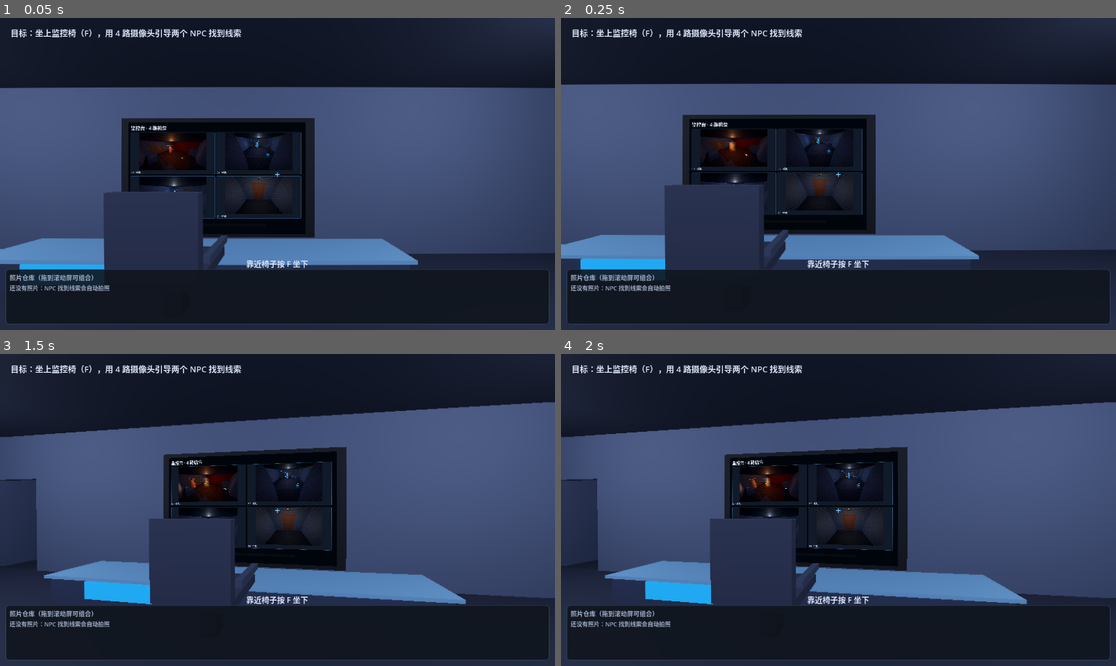
Above: before the commit, frames 1-4 (two rows, left to right).
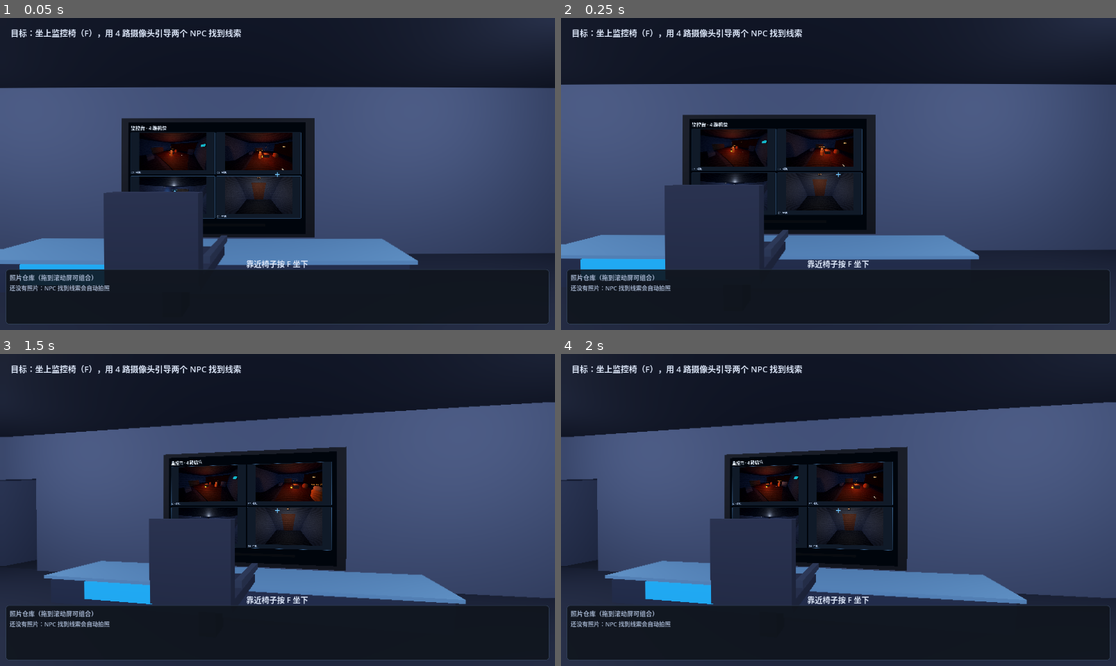
Above: after the commit, the same moments.

Repository: RequieMa/dual-faced-world
Game: Godot game, scene res://scenes/main.tscn
The game is run twice, just before and just after one commit, with the same random seed, the same clock (stepped at 60 frames per second) and the same inputs.
Inputs (mouse positions are in pixels of both pictures, inside the frame that each line leads up to):
- Up to frame 1 (0.05 s): no input
- Up to frame 2 (0.25 s): no input
- Up to frame 3 (1.5 s): tap Enter at 0.5 s; move the mouse to (305, 510) at 0.52 s; hold Up from 0.53 s (still down); tap 1 at 0.6 s; click (305, 510) at 0.67 s; tap Space at 0.77 s; move the mouse to (249, 510) at 1.27 s; tap 2 at 1.35 s
- Up to frame 4 (2 s): keep holding Up; tap Space at 1.52 s

The runs differ from the first frame. In frame 1, 1.2% of the frame differs, in the area x 25-53%, y 36-56%; in frame 2, 1.2%; in frame 3, 1.2%; in frame 4, 1.2%, in the area x 32-59%, y 34-48%.

Commit message:
feat: 扩大舞台、慢速火焰、火光粒子与 HUD 修正
- C1/C2 舞台扩大到 13×14m、净高 4.6m，机位/火场/NPC/飞鼠范围同步
- 火焰扩张降到 0.10m/s；多层 billboard + 余烬粒子 + 火光照明，黑体 LUT 增加烟尘色
- 激光线显示 0.45s；响应通知移到顶部居中，避免被滚动屏遮挡
- 测试 126 checks；全量 29 suites 通过

Diff:
--- a/scripts/room_demo/fire_system.gd
+++ b/scripts/room_demo/fire_system.gd
@@ -9,16 +9,15 @@
 signal camera_threat_changed(camera_id: String, threatened: bool)
 
 const FLAME_SHADER := preload("res://shaders/fire_flames.gdshader")
-const GRID := Vector3i(20, 24, 20)
-const BOX_MIN := Vector3(-10.0, 0.0, -22.0)
-# 体积顶面略低于摄像头（y≈2.82），这样高位机位在体积外也能看到火焰的正面/顶面；
-# 火焰威胁判定仍允许烧到略高于体积的机位。
-const BOX_MAX := Vector3(-2.0, 2.45, -14.0)
-const SOURCE := Vector3(-6.0, 0.18, -18.0)
-const SIM_HZ := 10.0
-const FIRE_START_RADIUS := 0.8
-const FIRE_MAX_RADIUS := 5.6
-const FIRE_GROWTH_PER_SEC := 0.18
+const GRID := Vector3i(24, 28, 24)
+const BOX_MIN := Vector3(-15.0, 0.0, -27.0)
+# 火场扩大后，机位抬高到 4m 左右；体积顶面仍低于机位，保证能看到火焰顶面。
+const BOX_MAX := Vector3(-2.0, 2.6, -13.0)
+const SOURCE := Vector3(-8.5, 0.18, -20.0)
+const SIM_HZ := 8.0
+const FIRE_START_RADIUS := 1.0
+const FIRE_MAX_RADIUS := 8.0
+const FIRE_GROWTH_PER_SEC := 0.10
 const CAMERA_BURN_TIME := 20.0
 
 const CAMERA_BURN_RADIUS := 0.45
@@ -39,6 +38,8 @@
 var _blackbody_lut: ImageTexture = null
 var _volume: MeshInstance3D = null
 var _flames: Array[MeshInstance3D] = []
+var _light: OmniLight3D = null
+var _embers: GPUParticles3D = null
 var _audio: AudioStreamPlayer3D = null
 var _audio_stream: AudioStreamWAV = null
 var _rng := RandomNumberGenerator.new()
@@ -217,11 +218,15 @@
 # --- 黑体 LUT / 体积纹理 --------------------------------------------------------
 
 func _build_blackbody_lut() -> void:
-	var image := Image.create(256, 1, false, Image.FORMAT_RGBA8)
+	var image := Image.create(256, 2, false, Image.FORMAT_RGBA8)
 	for i in 256:
 		var temperature := lerpf(700.0, 3000.0, float(i) / 255.0)
 		var color := _blackbody_color(temperature)
 		image.set_pixel(i, 0, Color(color.r, color.g, color.b, 1.0))
+		# 烟尘近似：温度低时比黑体略灰、略蓝，亮度略低。
+		var soot := Color(color.r * 0.82 + 0.04, color.g * 0.88 + 0.03,
+			color.b * 0.96 + 0.04, 1.0)
+		image.set_pixel(i, 1, soot)
 	_blackbody_lut = ImageTexture.create_from_image(image)
 
 
@@ -287,6 +292,9 @@
 	material.set_shader_parameter("blackbody_lut", _blackbody_lut)
 	material.set_shader_parameter("box_min", BOX_MIN)
 	material.set_shader_parameter("box_max", BOX_MAX)
+	material.set_shader_parameter("source_pos", SOURCE)
+	material.set_shader_parameter("fire_radius", FIRE_START_RADIUS)
+	material.set_shader_parameter("fire_height", 2.0)
 	material.set_shader_parameter("intensity", intensity)
 	_volume = MeshInstance3D.new()
 	_volume.name = "FireVolume"
@@ -296,30 +304,75 @@
 	_volume.position = (BOX_MIN + BOX_MAX) * 0.5
 	_volume.material_override = material
 	_volume.cast_shadow = GeometryInstance3D.SHADOW_CASTING_SETTING_OFF
-	# 3D raymarch 保留为底层实验/诊断层；可见火舌用更稳定的交叉面片。
+	# 体积层保留为火光/热雾；可见火舌用交叉面片，避免高位机位只看到一个发光团。
 	_volume.visible = false
 	add_child(_volume)
 	_build_flames()
 
 
 func _build_flames() -> void:
-	for index in 3:
+	# 多层 billboard：主火舌 + 两侧偏移的小火舌，避免看到一根均匀的光柱。
+	for index in 4:
 		var flame := MeshInstance3D.new()
 		flame.name = "Flame_%d" % index
 		var quad := QuadMesh.new()
 		quad.size = Vector2(1.5, 2.5)
 		flame.mesh = quad
-		flame.rotation_degrees.y = index * 60.0
-		flame.position = SOURCE + Vector3(0, 1.25, 0)
+		var offsets := [Vector3(0, 0, 0), Vector3(-0.42, 0, 0.18),
+			Vector3(0.42, 0, -0.18), Vector3(0.08, 0, 0.36)]
+		flame.position = SOURCE + offsets[index] + Vector3(0, 1.25, 0)
 		flame.cast_shadow = GeometryInstance3D.SHADOW_CASTING_SETTING_OFF
+		flame.visible = true
 		var material := ShaderMaterial.new()
 		material.shader = FLAME_SHADER
 		material.set_shader_parameter("blackbody_lut", _blackbody_lut)
 		material.set_shader_parameter("intensity", 0.0)
-		material.set_shader_parameter("seed", float(index) * 1.7)
+		material.set_shader_parameter("seed", float(index) * 3.1)
 		flame.material_override = material
 		add_child(flame)
 		_flames.append(flame)
+	# 火光：让舞台/幕布/地面被火焰照亮，而不是只看到一张贴片。
+	_light = OmniLight3D.new()
+	_light.name = "FireLight"
+	_light.position = SOURCE + Vector3(0, 1.15, 0)
+	_light.light_color = Color(1.0, 0.35, 0.08)
+	_light.light_energy = 2.0
+	_light.omni_range = 7.0
+	add_child(_light)
+	_build_embers()
+
+
+func _build_embers() -> void:
+	_embers = GPUParticles3D.new()
+	_embers.name = "FireEmbers"
+	_embers.amount = 44
+	_embers.lifetime = 1.4
+	_embers.preprocess = 1.2
+	_embers.position = SOURCE + Vector3(0, 0.5, 0)
+	var process := ParticleProcessMaterial.new()
+	process.emission_shape = ParticleProcessMaterial.EMISSION_SHAPE_BOX
+	process.emission_box_extents = Vector3(0.45, 0.12, 0.45)
+	process.direction = Vector3(0, 1, 0)
+	process.spread = 18.0
+	process.initial_velocity_min = 0.2
+	process.initial_velocity_max = 0.9
+	process.gravity = Vector3(0, 1.5, 0)
+	process.scale_min = 0.5
+	process.scale_max = 1.4
+	process.color = Color(1.0, 0.35, 0.05)
+	_embers.process_material = process
+	var ember_mesh := SphereMesh.new()
+	ember_mesh.radius = 0.022
+	ember_mesh.height = 0.044
+	var ember_material := StandardMaterial3D.new()
+	ember_material.shading_mode = BaseMaterial3D.SHADING_MODE_UNSHADED
+	ember_material.albedo_color = Color(1.0, 0.35, 0.05)
+	ember_material.emission_enabled = true
+	ember_material.emission = Color(1.0, 0.25, 0.02)
+	ember_material.emission_energy_multiplier = 4.0
+	ember_mesh.material = ember_material
+	_embers.draw_pass_1 = ember_mesh
+	add_child(_embers)
 
 
 func _update_volume_uniforms() -> void:
@@ -327,16 +380,33 @@
 		return
 	var material := _volume.material_override as ShaderMaterial
 	material.set_shader_parameter("intensity", intensity)
-	var flame_width := 0.75 + radius * 0.32
-	var flame_height := 1.7 + radius * 0.45
+	material.set_shader_parameter("source_pos", SOURCE)
+	material.set_shader_parameter("fire_radius", maxf(radius, 0.35))
+	material.set_shader_parameter("fire_height", minf(2.5, 1.8 + radius * 0.22))
+	var flame_width := 1.2 + radius * 0.70
+	var flame_height := 2.0 + radius * 0.70
 	for index in _flames.size():
 		var flame := _flames[index]
 		if flame == null:
 			continue
-		flame.scale = Vector3(flame_width, flame_height / 2.5, 1.0)
-		flame.position = SOURCE + Vector3(0, flame_height * 0.5, 0)
+		var width_scale := 1.0 if index == 0 else (0.42 if index < 3 else 0.30)
+		var height_scale := 1.0 if index == 0 else (0.66 if index < 3 else 0.48)
+		flame.scale = Vector3(flame_width * width_scale,
+			flame_height * height_scale / 2.5, 1.0)
+		var offset := Vector3(0, 0, 0)
+		if index > 0:
+			offset = [Vector3(-0.42, 0, 0.18), Vector3(0.42, 0, -0.18),
+				Vector3(0.08, 0, 0.36)][index - 1]
+		flame.position = SOURCE + offset + Vector3(0, flame_height * height_scale * 0.5, 0)
 		var flame_material := flame.material_override as ShaderMaterial
-		flame_material.set_shader_parameter("intensity", intensity * (0.82 + 0.18 * sin(age * 2.0 + index)))
+		var layer_intensity := 0.55 if index == 0 else 0.75
+		flame_material.set_shader_parameter("intensity",
+			intensity * layer_intensity * (0.82 + 0.18 * sin(age * 2.0 + index)))
+	if _light != null:
+		_light.light_energy = 1.5 + intensity * 3.0 + 0.5 * sin(age * 8.0)
+		_light.omni_range = 5.0 + radius * 1.4
+	if _embers != null:
+		_embers.amount_ratio = clampf(0.25 + intensity * 0.75, 0.0, 1.0)
 
 
 func _build_audio() -> void:
--- a/scripts/room_demo/room_demo.gd
+++ b/scripts/room_demo/room_demo.gd
@@ -47,13 +47,14 @@
 const CAMERA_LENS_OFFSET := 0.35
 # 激光发射器相对相机的局部位置：右侧/下方，略微在镜头前，投影到画面外。
 const LASER_EMITTER_OFFSET := Vector3(0.32, -0.22, -0.16)
+const LASER_BEAM_LIFETIME := 0.45
 
 ## 对应第一幕原型地图：
 ## C1 舞台全景、C2 舞台/后台门口、C3 后台主视角、C4 侧门。
 ## 机位仍贴墙装在接近天花板的位置，俯视房间。
 const CAMERA_DEFS: Array[Dictionary] = [
-	{"id": "C1", "view": "舞台全景", "pos": Vector3(-2.7, 2.82, -14.8), "look": Vector3(-6.2, 0.80, -18.6), "room": "A"},
-	{"id": "C2", "view": "门口", "pos": Vector3(-1.9, 2.82, -18.0), "look": Vector3(1.8, 0.80, -18.0), "room": "A"},
+	{"id": "C1", "view": "舞台全景", "pos": Vector3(-3.4, 3.25, -14.6), "look": Vector3(-8.5, 0.80, -21.0), "room": "A"},
+	{"id": "C2", "view": "舞台横移", "pos": Vector3(-2.5, 3.15, -18.2), "look": Vector3(-11.5, 0.80, -18.2), "room": "A"},
 	{"id": "C3", "view": "后台主视角", "pos": Vector3(0.7, 2.82, -14.8), "look": Vector3(4.8, 0.80, -18.6), "room": "B"},
 	{"id": "C4", "view": "侧门", "pos": Vector3(5.75, 2.82, -13.15), "look": Vector3(5.75, 0.80, -10.0), "room": "B"},
 ]
@@ -365,7 +366,7 @@
 	impact.material_override = impact_material
 	add_child(impact)
 
-	get_tree().create_timer(2.5).timeout.connect(func():
+	get_tree().create_timer(LASER_BEAM_LIFETIME).timeout.connect(func():
 		beam.queue_free()
 		impact.queue_free())
 
@@ -799,17 +800,18 @@
 	var ceiling := Color(0.14, 0.16, 0.2)
 
 	# 舞台：x[-10,-2], z[-22,-14]
-	_add_box(_world, "RoomAFloor", Vector3(8, 0.12, 8), Vector3(-6, -0.06, -18), floor)
-	_add_box(_world, "RoomACeiling", Vector3(8, 0.12, 8), Vector3(-6, 3.06, -18), ceiling)
-	_add_box(_world, "RoomABack", Vector3(8, 3, 0.16), Vector3(-6, 1.5, -22), wall)
+	# 舞台扩大到 13×14m、净高 4.6m，给 C1/C2 更大的空间体积。
+	_add_box(_world, "RoomAFloor", Vector3(13, 0.12, 14), Vector3(-8.5, -0.06, -20), floor)
+	_add_box(_world, "RoomACeiling", Vector3(13, 0.12, 14), Vector3(-8.5, 4.6, -20), ceiling)
+	_add_box(_world, "RoomABack", Vector3(13, 4.6, 0.16), Vector3(-8.5, 2.3, -27), wall)
 	# 舞台前墙也留出控制室检修通道的开口。
-	_add_box(_world, "RoomAFrontL", Vector3(3, 3, 0.16), Vector3(-8.5, 1.5, -14), wall)
-	_add_box(_world, "RoomAFrontR", Vector3(3.5, 3, 0.16), Vector3(-3.75, 1.5, -14), wall)
-	_add_box(_world, "RoomAFrontLintel", Vector3(1.5, 0.7, 0.16), Vector3(-6.25, 2.65, -14), wall)
-	_add_box(_world, "RoomASide", Vector3(0.16, 3, 8), Vector3(-10, 1.5, -18), wall)
+	_add_box(_world, "RoomAFrontL", Vector3(8, 4.6, 0.16), Vector3(-11, 2.3, -13), wall)
+	_add_box(_world, "RoomAFrontR", Vector3(3.5, 4.6, 0.16), Vector3(-3.75, 2.3, -13), wall)
+	_add_box(_world, "RoomAFrontLintel", Vector3(1.5, 1.6, 0.16), Vector3(-6.25, 3.8, -13), wall)
+	_add_box(_world, "RoomASide", Vector3(0.16, 4.6, 14), Vector3(-15, 2.3, -20), wall)
 	# 舞台右墙开门洞 z[-19,-17]，接后台
-	_add_box(_world, "StageRightBack", Vector3(0.16, 3, 3), Vector3(-2, 1.5, -20.5), wall)
-	_add_box(_world, "StageRightFront", Vector3(0.16, 3, 3), Vector3(-2, 1.5, -15.5), wall)
+	_add_box(_world, "StageRightBack", Vector3(0.16, 4.6, 8), Vector3(-2, 2.3, -23), wall)
+	_add_box(_world, "StageRightFront", Vector3(0.16, 4.6, 4), Vector3(-2, 2.3, -15), wall)
 
 	# 后台：x[-0.5,9.5], z[-22,-14]
 	_add_box(_world, "RoomBFloor", Vector3(10, 0.12, 8), Vector3(4.5, -0.06, -18), floor)
@@ -851,30 +853,30 @@
 	_add_label3d(_world, "道具堆 · 盲区", Vector3(7.4, 2.55, -20.6), 22, Color(0.7, 0.78, 0.9))
 
 	# 控制室 → 舞台的检修通道。
-	_add_box(_world, "AccessCorridorFloor", Vector3(1.5, 0.12, 8),
-		Vector3(-6.25, -0.06, -10), floor)
-	_add_box(_world, "AccessCorridorCeiling", Vector3(1.5, 0.12, 8),
-		Vector3(-6.25, 3.06, -10), ceiling)
-	_add_box(_world, "AccessCorridorSideL", Vector3(0.16, 3, 8),
-		Vector3(-7.0, 1.5, -10), wall)
-	_add_box(_world, "AccessCorridorSideR", Vector3(0.16, 3, 8),
-		Vector3(-5.5, 1.5, -10), wall)
+	_add_box(_world, "AccessCorridorFloor", Vector3(1.5, 0.12, 7),
+		Vector3(-6.25, -0.06, -9.5), floor)
+	_add_box(_world, "AccessCorridorCeiling", Vector3(1.5, 0.12, 7),
+		Vector3(-6.25, 3.06, -9.5), ceiling)
+	_add_box(_world, "AccessCorridorSideL", Vector3(0.16, 3, 7),
+		Vector3(-7.0, 1.5, -9.5), wall)
+	_add_box(_world, "AccessCorridorSideR", Vector3(0.16, 3, 7),
+		Vector3(-5.5, 1.5, -9.5), wall)
 	_add_label3d(_world, "检修通道 → 舞台", Vector3(-6.25, 2.6, -6.25), 20,
 		Color(0.55, 0.9, 1.0))
 
 	# 舞台：地台、幕布、大熊/起火点提示。
-	_add_box(_world, "StagePlatform", Vector3(6.5, 0.18, 5.0), Vector3(-6, 0.09, -18.5),
+	_add_box(_world, "StagePlatform", Vector3(10.0, 0.18, 7.0), Vector3(-8.5, 0.09, -20.0),
 		Color(0.22, 0.13, 0.13), false)
-	_add_box(_world, "StageCurtain", Vector3(7.6, 2.7, 0.12), Vector3(-6, 1.4, -21.82),
+	_add_box(_world, "StageCurtain", Vector3(13.4, 3.8, 0.12), Vector3(-8.5, 1.9, -26.82),
 		Color(0.32, 0.08, 0.08), false)
-	_add_box(_world, "StageCurtainTop", Vector3(7.8, 0.25, 0.3), Vector3(-6, 2.85, -21.75),
+	_add_box(_world, "StageCurtainTop", Vector3(13.5, 0.25, 0.3), Vector3(-8.5, 3.85, -26.75),
 		Color(0.24, 0.06, 0.06), false)
 	var bear := MeshInstance3D.new()
 	var bear_mesh := CapsuleMesh.new()
 	bear_mesh.radius = 0.55
 	bear_mesh.height = 1.4
 	bear.mesh = bear_mesh
-	bear.position = Vector3(-8.0, 0.7, -20.0)
+	bear.position = Vector3(-8.0, 0.7, -22.5)
 	var bear_mat := StandardMaterial3D.new()
 	bear_mat.albedo_color = Color(0.45, 0.27, 0.16)
 	bear_mat.roughness = 0.9
@@ -896,23 +898,23 @@
 
 	for room in ["A", "B"]:
 		var is_stage: bool = room == "A"
-		var center_x := -6.0 if is_stage else 4.5
+		var center_x := -8.5 if is_stage else 4.5
 		var side := -1.0 if is_stage else 1.0
-		_add_box(_world, "Rug" + room, Vector3(6.0 if is_stage else 7.0, 0.02, 4.8),
-			Vector3(center_x, 0.01, -18), Color(0.18, 0.17, 0.22), false)
-		_add_box(_world, "Shelf" + room, Vector3(0.6, 2.2, 3.0),
-			Vector3(center_x + side * (3.4 if is_stage else 4.4), 1.1, -16.5),
+		_add_box(_world, "Rug" + room, Vector3(9.0 if is_stage else 7.0, 0.02, 8.0),
+			Vector3(center_x, 0.01, -20.0), Color(0.18, 0.17, 0.22), false)
+		_add_box(_world, "Shelf" + room, Vector3(0.6, 2.2, 4.0),
+			Vector3(center_x + side * (5.6 if is_stage else 4.4), 1.1, -18.0),
 			Color(0.3, 0.25, 0.2))
-		_add_box(_world, "Sofa" + room, Vector3(2.4, 0.8, 0.9),
-			Vector3(center_x + side * 1.8, 0.4, -15.0), Color(0.22, 0.27, 0.34))
-		_add_box(_world, "Cabinet" + room, Vector3(1.2, 1.6, 0.6),
-			Vector3(center_x - side * (3.3 if is_stage else 4.0), 0.8, -21.0),
+		_add_box(_world, "Sofa" + room, Vector3(2.8, 0.8, 1.0),
+			Vector3(center_x + side * 2.8, 0.4, -15.2), Color(0.22, 0.27, 0.34))
+		_add_box(_world, "Cabinet" + room, Vector3(1.4, 1.8, 0.7),
+			Vector3(center_x - side * (5.2 if is_stage else 4.0), 0.9, -24.0),
 			Color(0.2, 0.23, 0.29))
 		_add_box(_world, "Planter" + room, Vector3(0.5, 0.7, 0.5),
-			Vector3(center_x - side * (3.8 if is_stage else 4.6), 0.35, -14.8),
+			Vector3(center_x - side * (5.6 if is_stage else 4.6), 0.35, -14.0),
 			Color(0.16, 0.28, 0.22))
-		_add_box(_world, "RoomPanel" + room, Vector3(0.04, 1.4, 5.0),
-			Vector3(center_x + side * ((3.92 if is_stage else 4.92)), 1.4, -18.0),
+		_add_box(_world, "RoomPanel" + room, Vector3(0.04, 1.8, 7.0),
+			Vector3(center_x + side * ((6.42 if is_stage else 4.92)), 1.8, -20.0),
 			Color(0.3, 0.33, 0.4), false)
 
 
@@ -1026,8 +1028,8 @@
 		if clue_node is Node3D:
 			carryables.append(clue_node)
 	var defs := [
-		{"name": "SquirrelStage", "min": Vector3(-9.2, 0, -21.2),
-			"max": Vector3(-2.4, 2.7, -14.4), "seed": 11},
+		{"name": "SquirrelStage", "min": Vector3(-14.2, 0, -26.2),
+			"max": Vector3(-2.8, 3.9, -13.8), "seed": 11},
 		{"name": "SquirrelBackstage", "min": Vector3(-0.2, 0, -21.2),
 			"max": Vector3(9.2, 2.7, -14.4), "seed": 23},
 	]
@@ -1289,9 +1291,9 @@
 func _build_npcs() -> void:
 	# 每个 NPC 只在自己房间的“安全内圈”里巡逻，避免穿过门洞后贴着墙走或面壁。
 	var stage_waypoints := [
-		Vector3(-8.2, 0, -20.0), Vector3(-3.2, 0, -19.6),
-		Vector3(-8.0, 0, -15.4), Vector3(-3.2, 0, -15.2),
-		Vector3(-5.8, 0, -18.0),
+		Vector3(-12.8, 0, -24.8), Vector3(-3.2, 0, -24.5),
+		Vector3(-12.6, 0, -14.8), Vector3(-3.2, 0, -14.8),
+		Vector3(-8.0, 0, -19.5),
 	]
 	var backstage_waypoints := [
 		Vector3(1.2, 0, -20.0), Vector3(8.2, 0, -20.0),
@@ -1302,7 +1304,7 @@
 	reckless.name = "NpcReckless"
 	reckless.configure("reckless", "reckless", Vector3(-7.0, 0, -18.5), stage_waypoints)
 	_world.add_child(reckless)
-	reckless.set_navigation_bounds(Vector3(-10, 0, -22), Vector3(-2, 0, -14))
+	reckless.set_navigation_bounds(Vector3(-15, 0, -27), Vector3(-2, 0, -13))
 	reckless.clue_collected.connect(_on_clue_collected)
 	var chicken := AVATAR_LOADER.load_avatar(CHICKEN_GLB, 1.72, 180.0)
 	if chicken != null:
--- a/scripts/room_demo/room_ui.gd
+++ b/scripts/room_demo/room_ui.gd
@@ -145,10 +145,11 @@
 	_hud.add_child(_back_button)
 
 	_notification = _label("", 15, COLOR_ACCENT)
-	_notification.set_anchors_preset(Control.PRESET_TOP_RIGHT)
-	_notification.position = Vector2(-520, 18)
-	_notification.custom_minimum_size = Vector2(500, 0)
-	_notification.horizontal_alignment = HORIZONTAL_ALIGNMENT_RIGHT
+	# 响应结果放正上方，避免被右上角滚动屏遮住。
+	_notification.set_anchors_preset(Control.PRESET_CENTER_TOP)
+	_notification.position = Vector2(-300, 18)
+	_notification.custom_minimum_size = Vector2(600, 0)
+	_notification.horizontal_alignment = HORIZONTAL_ALIGNMENT_CENTER
 	_hud.add_child(_notification)
 
 	_prompt = _label("", 16, COLOR_TEXT)
--- a/shaders/fire_flames.gdshader
+++ b/shaders/fire_flames.gdshader
@@ -1,6 +1,6 @@
 shader_type spatial;
-// 火焰火舌层：交叉垂直面片上的程序化 FBM，颜色来自黑色体 LUT。
-// 3D 燃烧场负责强度/扩张/威胁判定；这层负责让高位摄像头看到稳定的火舌轮廓。
+// 火焰火舌层：交叉垂直面片上的程序化 FBM，颜色来自黑体 LUT。
+// 3D 燃烧场负责强度/扩张/威胁判定；这一层负责稳定的火舌轮廓和透明边缘。
 render_mode unshaded, blend_add, cull_disabled, depth_draw_never, shadows_disabled;
 
 uniform sampler2D blackbody_lut : source_color, filter_linear, repeat_disable;
@@ -19,6 +19,15 @@
 		mix(hash(i + vec2(0.0, 1.0)), hash(i + vec2(1.0, 1.0)), f.x), f.y);
 }
 
+void vertex() {
+	// 让面片始终面向当前摄像机；VIEW_MATRIX 是每个摄像机各自的。
+	vec3 sx = INV_VIEW_MATRIX[0].xyz * length(MODEL_MATRIX[0].xyz);
+	vec3 sy = INV_VIEW_MATRIX[1].xyz * length(MODEL_MATRIX[1].xyz);
+	vec3 sz = INV_VIEW_MATRIX[2].xyz * length(MODEL_MATRIX[2].xyz);
+	MODELVIEW_MATRIX = VIEW_MATRIX * mat4(vec4(sx, 0.0), vec4(sy, 0.0),
+		vec4(sz, 0.0), MODEL_MATRIX[3]);
+}
+
 float fbm(vec2 p) {
 	float value = 0.0;
 	float amplitude = 0.55;
@@ -30,20 +39,31 @@
 	return value;
 }
 
+float flame_noise(vec2 p) {
+	// 低频剖开火舌，高频做边缘卷曲。
+	return fbm(p) * 0.75 + fbm(p * 2.7 + vec2(4.1, 9.3)) * 0.35;
+}
+
 void fragment() {
 	vec2 uv = UV;
 	float t = TIME * 0.9 + seed;
-	float n = fbm(vec2(uv.x * 4.0 + t * 0.35, uv.y * 3.0 - t * 1.05));
-	float sway = sin(uv.y * 5.0 + t * 2.2) * 0.14 * (1.0 - uv.y);
+	float n1 = flame_noise(vec2(uv.x * 2.4 + t * 0.24, uv.y * 2.1 - t * 0.95));
+	float n2 = flame_noise(vec2(uv.x * 6.0 - t * 0.45, uv.y * 4.4 - t * 1.9));
+	float sway = sin(uv.y * 5.5 + t * 1.7) * 0.13 * (1.0 - uv.y);
 	float x = abs(uv.x - 0.5 + sway);
-	float body = smoothstep(0.62, 0.04, x + (1.0 - uv.y) * 0.22 - n * 0.28);
-	float height_fade = smoothstep(0.0, 0.2, 1.0 - uv.y);
-	float alpha = body * height_fade * 0.95 * intensity;
+	// 火焰底部宽、顶部收尖，再用双层噪声撕出火舌。
+	float taper = (1.0 - uv.y) * 0.38;
+	float body = smoothstep(0.58, 0.02, x + taper + (n1 - 0.5) * 0.52);
+	float tongue = smoothstep(0.48, 0.78, n2 + (1.0 - uv.y) * 0.18);
+	float height_fade = smoothstep(0.0, 0.10, 1.0 - uv.y) * (1.0 - smoothstep(0.70, 1.0, uv.y));
+	float alpha = body * tongue * height_fade * 0.78 * intensity;
 	if (alpha <= 0.002) {
 		discard;
 	}
-	float heat = clamp(1.0 - uv.y * 0.8 + n * 0.28, 0.0, 1.0);
-	vec3 color = texture(blackbody_lut, vec2(heat, 0.5)).rgb;
-	ALBEDO = color;
-	ALPHA = clamp(alpha, 0.0, 0.95);
+	float heat = clamp(0.22 + (1.0 - uv.y) * 0.50 + n1 * 0.24, 0.0, 1.0);
+	vec3 color = texture(blackbody_lut, vec2(heat, 0.75)).rgb;
+	// 火焰根部的一小段蓝色化学发光。
+	float blue = exp(-uv.y * 7.0) * (1.0 - tongue) * 0.28;
+	ALBEDO = color * 2.0 + vec3(0.04, 0.20, 1.0) * blue;
+	ALPHA = clamp(alpha, 0.0, 0.82);
 }
--- a/shaders/procedural_fire.gdshader
+++ b/shaders/procedural_fire.gdshader
@@ -1,15 +1,48 @@
 shader_type spatial;
-// 程序化火焰体积 raymarch：3D 纹理里 x=温度、y=烟尘、z=燃料。
-// 黑体色由 CPU 生成的 LUT 采样；渲染只做加法混合，不写深度。
+// 程序化体积火：真正的 raymarch，用 3D FBM 扰动 + 黑体 LUT 做火焰。
+// 参考 procedural-fire 的 volume pass：温度/烟尘发射、吸收、黑体色、蓝色基部。
 render_mode unshaded, blend_add, cull_disabled, depth_draw_never, shadows_disabled;
 
-uniform sampler3D fire_tex : filter_linear, repeat_disable;
 uniform sampler2D blackbody_lut : source_color, filter_linear, repeat_disable;
-uniform vec3 box_min = vec3(-10.0, 0.0, -22.0);
-uniform vec3 box_max = vec3(-2.0, 2.45, -14.0);
+uniform vec3 box_min = vec3(-15.0, 0.0, -27.0);
+uniform vec3 box_max = vec3(-2.0, 2.6, -13.0);
+uniform vec3 source_pos = vec3(-8.5, 0.18, -20.0);
+uniform float fire_radius = 1.0;
+uniform float fire_height = 2.8;
 uniform float intensity = 1.0;
-uniform float density_scale = 0.55;
-uniform float emission_scale = 1.35;
+
+float hash31(vec3 p) {
+	p = fract(p * 0.1031);
+	p += dot(p, p.yzx + 33.33);
+	return fract((p.x + p.y) * p.z);
+}
+
+float vnoise3(vec3 p) {
+	vec3 i = floor(p);
+	vec3 f = fract(p);
+	f = f * f * (3.0 - 2.0 * f);
+	float n000 = hash31(i + vec3(0.0, 0.0, 0.0));
+	float n100 = hash31(i + vec3(1.0, 0.0, 0.0));
+	float n010 = hash31(i + vec3(0.0, 1.0, 0.0));
+	float n110 = hash31(i + vec3(1.0, 1.0, 0.0));
+	float n001 = hash31(i + vec3(0.0, 0.0, 1.0));
+	float n101 = hash31(i + vec3(1.0, 0.0, 1.0));
+	float n011 = hash31(i + vec3(0.0, 1.0, 1.0));
+	float n111 = hash31(i + vec3(1.0, 1.0, 1.0));
+	return mix(mix(mix(n000, n100, f.x), mix(n010, n110, f.x), f.y),
+		mix(mix(n001, n101, f.x), mix(n011, n111, f.x), f.y), f.z);
+}
+
+float fbm3(vec3 p) {
+	float value = 0.0;
+	float amp = 0.55;
+	for (int i = 0; i < 4; i++) {
+		value += vnoise3(p) * amp;
+		p = p * 2.03 + vec3(17.0, 9.2, 13.7);
+		amp *= 0.5;
+	}
+	return value;
+}
 
 void fragment() {
 	vec3 world_frag = (INV_VIEW_MATRIX * vec4(VERTEX, 1.0)).xyz;
@@ -27,31 +60,52 @@
 		discard;
 	}
 
-	const int STEPS = 28;
+	const int STEPS = 34;
 	float step_size = (exit - enter) / float(STEPS);
+	vec3 box_size = box_max - box_min;
 	vec3 accum = vec3(0.0);
 	float transmittance = 1.0;
-	vec3 box_size = box_max - box_min;
+
 	for (int i = 0; i < STEPS; i++) {
 		vec3 p = ray_origin + ray_dir * (enter + (float(i) + 0.5) * step_size);
 		vec3 uvw = (p - box_min) / box_size;
-		vec4 field = texture(fire_tex, uvw);
-		float heat = clamp(field.r, 0.0, 1.0);
-		float soot = clamp(field.g, 0.0, 1.0);
-		float fuel = clamp(field.b, 0.0, 1.0);
-		float density = (soot * 0.9 + fuel * 0.16) * density_scale * intensity;
-		// 用廉价的世界空间扰动把均匀的源区打散成火舌/烟团，避免出现一个发光的方盒。
-		float tongue = 0.5 + 0.5 * sin(p.x * 8.0 + p.z * 6.0 + TIME * 4.0)
-			* sin(p.y * 11.0 - TIME * 3.0 + p.x * 3.0);
-		density *= mix(0.28, 1.0, tongue);
-		if (density > 0.001) {
-			vec3 blackbody = texture(blackbody_lut, vec2(heat, 0.5)).rgb;
-			float flicker = 0.88 + 0.12 * sin(TIME * 7.0 + p.y * 8.0 + p.x * 3.0);
-			float alpha = density * step_size * emission_scale * flicker;
-			accum += blackbody * alpha * transmittance;
-			transmittance *= exp(-density * step_size * 1.8);
+		float h = clamp((p.y - source_pos.y) / max(fire_height, 0.01), 0.0, 1.0);
+		vec2 rel = p.xz - source_pos.xz;
+
+		// 上升火舌的横向摆动 + 湍流。
+		float sway = sin(h * 7.0 + TIME * 1.8 + p.z * 0.9) * 0.18 * (1.0 - h);
+		rel.x += sway * (0.4 + h * 1.2);
+		float r = length(rel);
+		float widening = 0.70 + 0.30 * (1.0 - h);
+		float radius = fire_radius * widening;
+		float n = fbm3(vec3(rel.x * 2.1, p.y * 1.35 - TIME * 2.1, rel.y * 2.1));
+		float n2 = fbm3(vec3(rel.x * 5.0 + 8.3, p.y * 3.3 - TIME * 3.5, rel.y * 5.0));
+		float edge = 1.0 - smoothstep(radius * 0.10, radius, r + (n - 0.5) * radius * 0.8);
+		float vertical = smoothstep(0.0, 0.04, h) * (1.0 - smoothstep(0.58, 1.0, h));
+		// 高频噪声负责火舌的卷曲和分离；不要把所有源区都填成一团。
+		float tongues = smoothstep(0.38, 0.70, n2 + (1.0 - h) * 0.30 + n * 0.18);
+		float density = edge * vertical * tongues * intensity * 1.65;
+		// 隐藏体积盒边界。
+		float box_edge = min(min(uvw.x, 1.0 - uvw.x), min(uvw.z, 1.0 - uvw.z));
+		density *= smoothstep(0.0, 0.10, box_edge);
+		if (density <= 0.002) {
+			continue;
+		}
+
+		float heat = clamp(0.18 + density * 0.82 + n2 * 0.18 - h * 0.12, 0.0, 1.0);
+		vec3 soot_color = texture(blackbody_lut, vec2(heat, 0.75)).rgb;
+		float blue = exp(-h * 5.0) * (1.0 - smoothstep(0.04, 0.22, density)) * 0.32;
+		vec3 emission = soot_color * density * 2.3 + vec3(0.05, 0.22, 1.0) * blue;
+		// 物理感：越浓的烟尘吸收越多，火舌边缘透明。
+		float sigma = density * 1.9 + 0.012;
+		float alpha = 1.0 - exp(-sigma * step_size);
+		accum += emission * alpha * transmittance;
+		transmittance *= 1.0 - alpha;
+		if (transmittance < 0.02) {
+			break;
 		}
 	}
+
 	ALBEDO = accum;
 	ALPHA = clamp(length(accum) * 2.0, 0.0, 1.0);
 }
--- a/tests/test_room_demo.gd
+++ b/tests/test_room_demo.gd
@@ -258,6 +258,17 @@
 	_check("监控画面启用鱼眼畸变", demo.monitor_ui.uses_fisheye())
 	_check("监控画面有老电视扫描线暗纹", demo.monitor_ui.uses_scanlines())
 	_check("新地图有舞台地台", demo.find_child("StagePlatform", true, false) != null)
+	var stage_floor := demo.find_child("RoomAFloor", true, false) as MeshInstance3D
+	var stage_floor_mesh := stage_floor.mesh as BoxMesh if stage_floor != null else null
+	_check("C1/C2 舞台体积更大",
+		stage_floor_mesh != null and stage_floor_mesh.size.x >= 12.0 and stage_floor_mesh.size.z >= 13.0,
+		str(stage_floor_mesh.size) if stage_floor_mesh != null else "missing")
+	_check("激光显示时间已缩短", demo.LASER_BEAM_LIFETIME <= 1.0)
+	_check("响应结果在正上方",
+		is_equal_approx(demo.ui._notification.get_anchor(0), 0.5)
+		and is_equal_approx(demo.ui._notification.get_anchor(1), 0.0),
+		"anchors=%s,%s" % [demo.ui._notification.get_anchor(0), demo.ui._notification.get_anchor(1)])
+	_check("火焰扩张速度较慢", demo.fire_system.FIRE_GROWTH_PER_SEC <= 0.12)
 	_check("新地图有后台道具堆", demo.find_child("PropCrate1", true, false) != null)
 	_check("新地图有侧门", demo.find_child("SideDoor", true, false) != null)
 	_check("C4 位于侧门房间", demo.feeds[3]["camera"].global_position.z > -14.0,
Not shown, changed: docs/ROOM_DEMO.md
